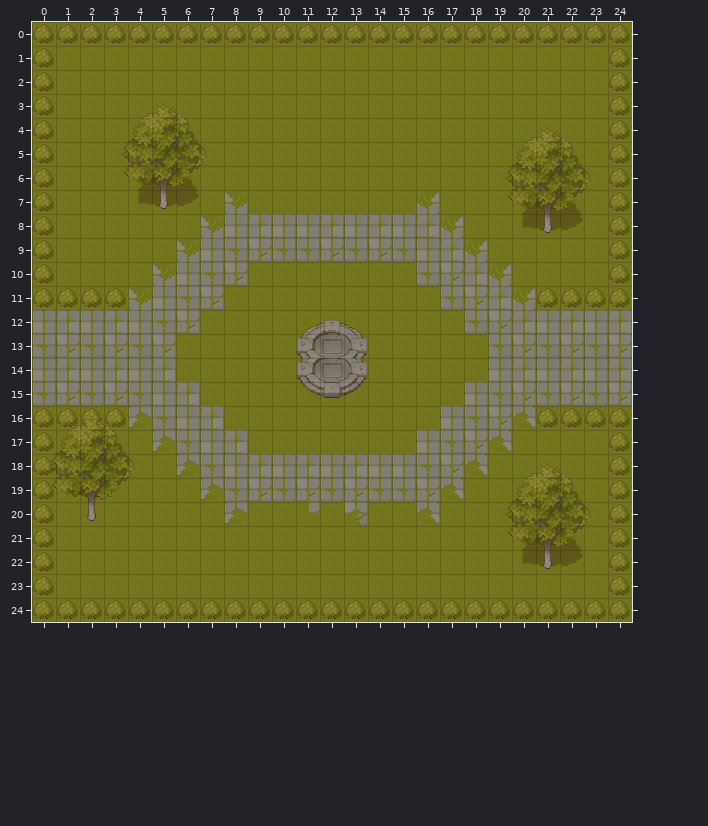
One commit to this Tiled map: Assets/Tiled/Tiles/GraveWood.tmx. The picture above was drawn from the file before the commit.
Cells are 32x32 px. Shown: x 0..24, y 0..24.
The same view after the edit:
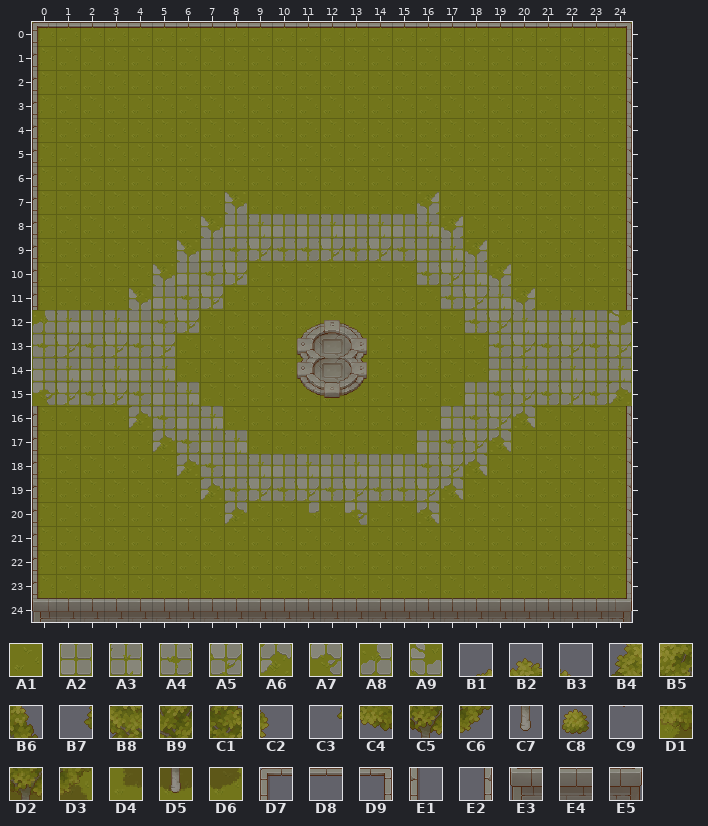
Key: from "GraveWood": A1 17, A2 32, A3 33, A4 40, A5 41, A6 56, A7 57, A8 60, A9 61; from "Plants": B1 1, B2 2, B3 3, B4 17, B5 18, B6 19, B7 32, B8 33, B9 34, C1 35, C2 36, C3 48, C4 49, C5 50, C6 51, C7 66, C8 99, C9 123; from "Plants Shadow": D1 53, D2 54, D3 55, D4 69, D5 70, D6 71; from "Walls": D7 17, D8 18, D9 19, E1 25, E2 26, E3 49, E4 50, E5 51.
__ is an empty cell.
Tiles of an added or newly shown layer are drawn over the layers below it.
See-through tiles are keyed as they look on the map.
Edits made:
Layer "Ground":
Tile A1 is removed in row 24 at x 0 and 24.
Layer "Shadows":
Tile D1 is removed in row 6 at x 4; in row 7 at x 20; in row 21 at x 20.
Tile D2 is removed in row 6 at x 5; in row 7 at x 21; in row 21 at x 21.
Tile D3 is removed in row 6 at x 6; in row 7 at x 22; in row 21 at x 22.
Tile D4 is removed in row 7 at x 4; in row 8 at x 20; in row 22 at x 20.
Tile D5 is removed in row 7 at x 5; in row 8 at x 21; in row 22 at x 21.
Tile D6 is removed in row 7 at x 6; in row 8 at x 22; in row 22 at x 22.
Layer "PathStones":
Tile A6 replaces tile A5 in row 15 at x 24.
Tile A7 replaces tile A4 in row 15 at x 0.
Tile A8 replaces tile A2 in row 12 at x 0.
Tile A9 replaces tile A3 in row 12 at x 24.
Layer "Bushes" (removed):
Tile C8 is removed in row 0 at x 0 to 24; in rows 1 to 10 at x 0 and 24; in row 11 at x 0 to 3 and 21 to 24; in row 16 at x 0 to 3 and 21 to 24; in rows 17 to 23 at x 0 and 24; in row 24 at x 0 to 24.
Tile C9 is removed in row 12 at x 0.
Layer "Trees Stem" (removed):
Tile C7 is removed in row 7 at x 5; in row 8 at x 21; in row 20 at x 2; in row 22 at x 21.
Layer "Trees Leafs" (removed):
Tile B1 is removed in row 3 at x 4; in row 4 at x 20; in row 16 at x 1; in row 18 at x 20.
Tile B2 is removed in row 3 at x 5; in row 4 at x 21; in row 16 at x 2; in row 18 at x 21.
Tile B3 is removed in row 3 at x 6; in row 4 at x 22; in row 16 at x 3; in row 18 at x 22.
Tile B4 is removed in row 4 at x 4; in row 5 at x 20; in row 17 at x 1; in row 19 at x 20.
Tile B5 is removed in row 4 at x 5; in row 5 at x 21; in row 17 at x 2; in row 19 at x 21.
Tile B6 is removed in row 4 at x 6; in row 5 at x 22; in row 17 at x 3; in row 19 at x 22.
Tile B7 is removed in row 5 at x 3; in row 6 at x 19; in row 18 at x 0; in row 20 at x 19.
Tile B8 is removed in row 5 at x 4; in row 6 at x 20; in row 18 at x 1; in row 20 at x 20.
Tile B9 is removed in row 5 at x 5; in row 6 at x 21; in row 18 at x 2; in row 20 at x 21.
Tile C1 is removed in row 5 at x 6; in row 6 at x 22; in row 18 at x 3; in row 20 at x 22.
Tile C2 is removed in row 5 at x 7; in row 6 at x 23; in row 18 at x 4; in row 20 at x 23.
Tile C3 is removed in row 6 at x 3; in row 7 at x 19; in row 19 at x 0; in row 21 at x 19.
Tile C4 is removed in row 6 at x 4; in row 7 at x 20; in row 19 at x 1; in row 21 at x 20.
Tile C5 is removed in row 6 at x 5; in row 7 at x 21; in row 19 at x 2; in row 21 at x 21.
Tile C6 is removed in row 6 at x 6; in row 7 at x 22; in row 19 at x 3; in row 21 at x 22.
Layer "Walls" (added):
Tile D7 is added in row 0 at x 0.
Tile D8 is added in row 0 at x 1 to 23.
Tile D9 is added in row 0 at x 24.
Tile E1 is added in rows 1 to 11 at x 0; in rows 16 to 23 at x 0.
Tile E2 is added in rows 1 to 11 at x 24; in rows 16 to 23 at x 24.
Tile E3 is added in row 24 at x 0.
Tile E4 is added in row 24 at x 1 to 23.
Tile E5 is added in row 24 at x 24.
Pixel boxes of the changes (left, top, right, bottom) in both pictures:
changed: (32, 22, 632, 334)
changed: (32, 382, 632, 622)
